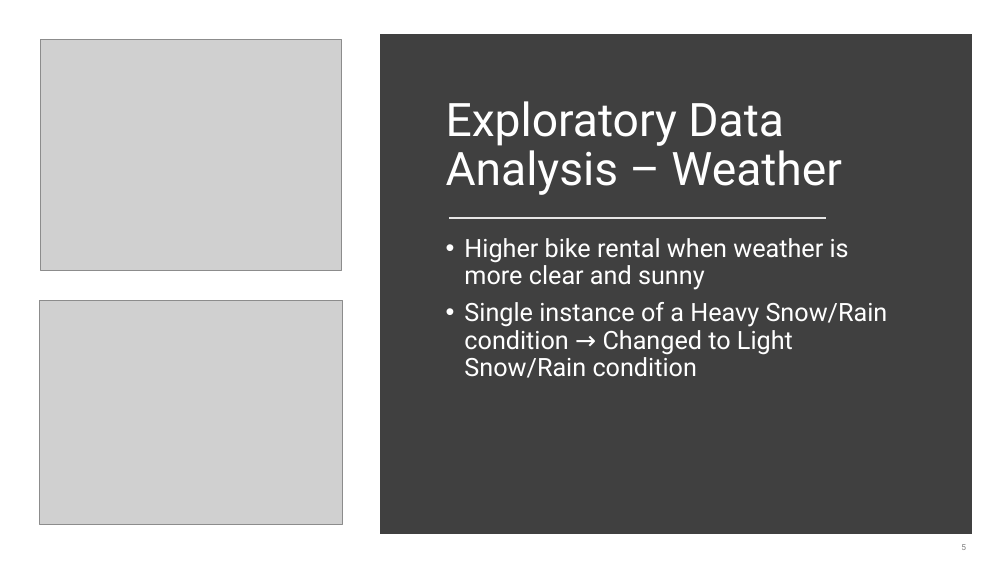
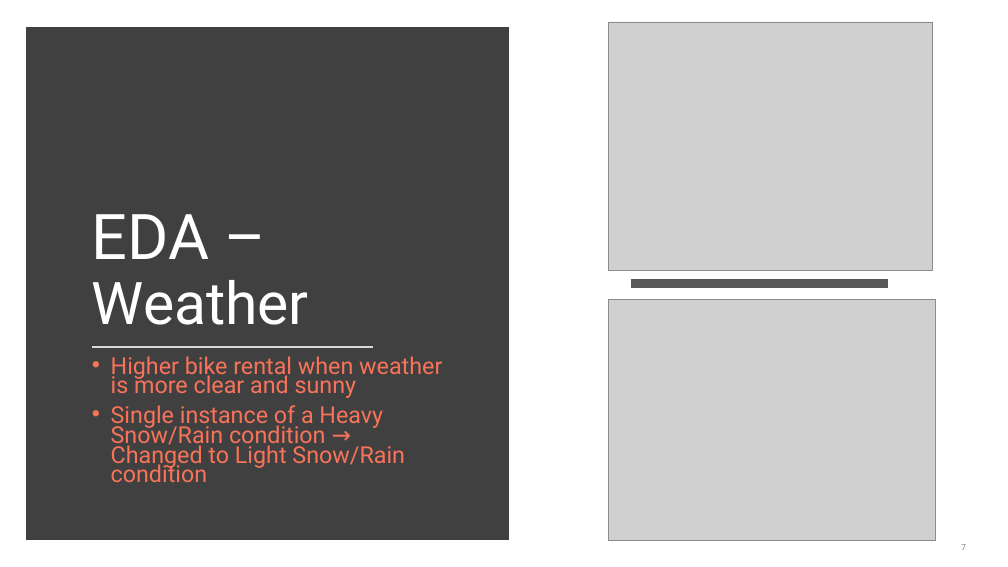
Before and after one commit to shashankvmaiya/Bike-Sharing-Demand-Prediction, a slide deck: slide 7 of Reports/Final_Presentation.pptx (slide 5 before the commit). Drawn at 1008x567 pixels with LibreOffice and Linux fonts; fonts in the diff are those of the drawing; grey boxes stand for pictures. Boxes give left, top, right and bottom in pixels: in the first picture for what was removed or moved away, otherwise in the second. Text is boxed around its words. In the diff, an @@ line names an element or a change of style, - is before the commit and + after.

```diff
--- a/Reports/Final_Presentation.pptx
+++ b/Reports/Final_Presentation.pptx
@@ picture: place and size @@
-picture at (41,39,342,270)
+picture at (609,22,933,271)
@@ rectangle: place and size @@
-rectangle at (385,39,966,529)
+rectangle at (31,33,504,535)
@@ title removed at (446,101,841,195) @@
-Exploratory Data Analysis – Weather
@@ title added at (92,214,309,325), 56 pt, text #FFFFFF @@
+EDA – Weather
@@ line removed from (449, 219) to (827, 219) @@
@@ picture: place and size @@
-picture at (40,300,343,524)
+picture at (609,299,935,541)
@@ line added from (631, 284) to (888, 284), #595959 8 pt @@
@@ text "Higher bike rental when weather ...": place and size @@
-text "Higher bike rental when weather ..." at (464,238,888,378)
+text "Higher bike rental when weather ..." at (111,356,442,482)
@@ text "Higher bike rental when weather ..." at (111,356,442,482): size 24 to 22.2 pt, text colour #FFFFFF to #F87359; line spacing 0.9 to 0.7 @@
@@ line added from (92, 348) to (374, 348), #D9D9D9 1.75 pt @@
```
Also in this commit, not shown: 19 other slides changed, 11 slides added, 6 slides removed, 21 other files.
